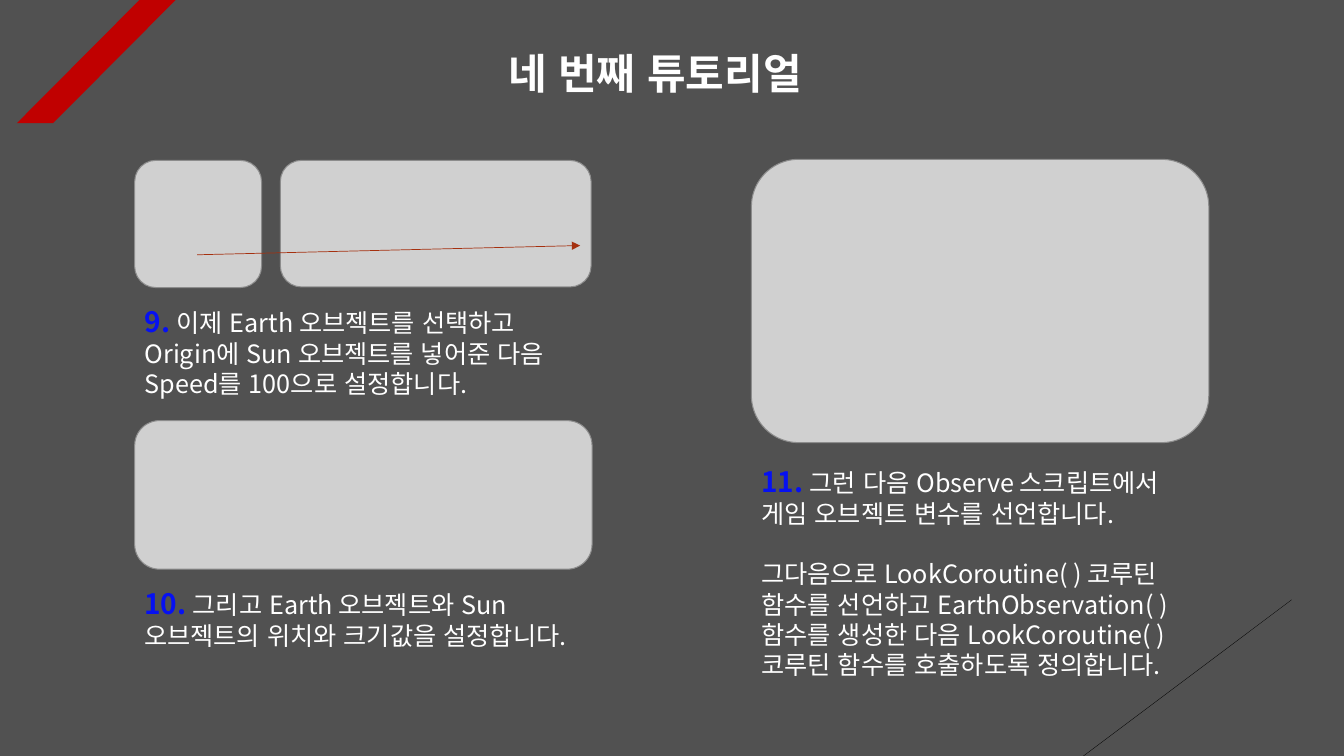
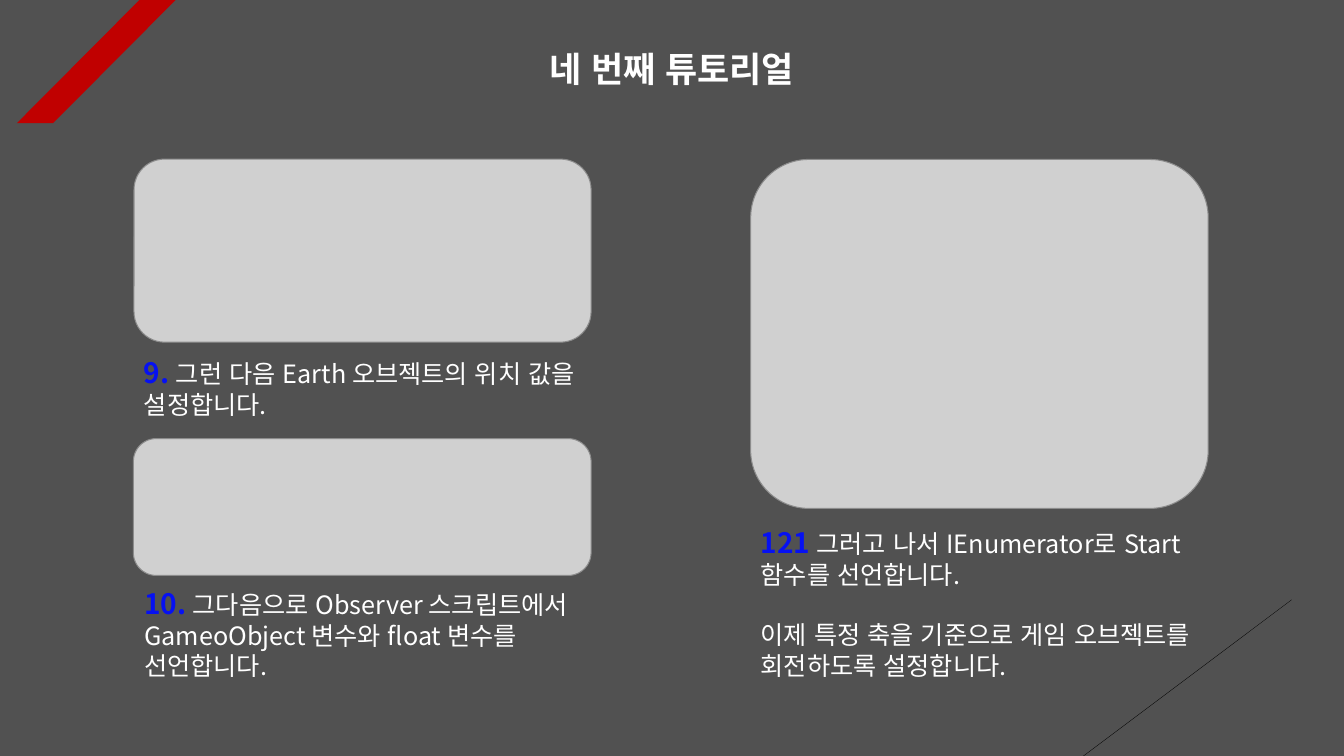
Before and after one commit to Unity2033/3D-UnityEngine, a slide deck: slide 4 of Assets/Rotation/PPT Data/Rotation Example.pptx (slide 6 before the commit). Drawn at 1344x756 pixels with LibreOffice and Linux fonts; fonts in the diff are those of the drawing; grey boxes stand for pictures. Boxes give left, top, right and bottom in pixels: in the first picture for what was removed or moved away, otherwise in the second. Text is boxed around its words. In the diff, an @@ line names an element or a change of style, - is before the commit and + after.

Commit message:
Unity Version Update
- Add a system that looks at a
  specified object at a specific time

- Sky box Placement

- Set to call a coroutine function
  when viewed by the camera

- Each PPT data update

- Add and delete resource data

```diff
--- a/Assets/Rotation/PPT Data/Rotation Example.pptx
+++ b/Assets/Rotation/PPT Data/Rotation Example.pptx
@@ text "네 번째 튜토리얼" at [549, 52, 794, 85]: size 30 to 25 pt; alignment left to centre @@
@@ picture added at [134, 159, 591, 343] @@
@@ picture removed at [135, 160, 262, 287] @@
@@ picture removed at [280, 160, 591, 287] @@
@@ picture: place and size @@
-picture at [751, 159, 1209, 443]
+picture at [751, 159, 1209, 508]
@@ arrow removed from (197, 255) to (581, 246) @@
@@ text at [144, 362, 574, 416]: text changed @@
-9. 이제 Earth 오브젝트를 선택하고 Origin에 Sun 오브젝트를 넣어준 다음 Speed를 100으로 설정합니다.
+9. 그런 다음 Earth 오브젝트의 위치 값을 설정합니다.
@@ picture: place and size @@
-picture at [135, 420, 593, 569]
+picture at [133, 439, 591, 576]
@@ text at [761, 532, 1190, 677]: text changed @@
-11. 그런 다음 Observe 스크립트에서 게임 오브젝트 변수를 선언합니다.
-그다음으로 LookCoroutine( ) 코루틴 함수를 선언하고 EarthObservation( ) 함수를 생성한 다음 LookCoroutine( ) 코루틴 함수를 호출하도록 정의합니다.
+121 그러고 나서 IEnumerator로 Start 함수를 선언합니다.
+이제 특정 축을 기준으로 게임 오브젝트를 회전하도록 설정합니다.
@@ text at [144, 593, 568, 677]: text changed @@
-10. 그리고 Earth 오브젝트와 Sun 오브젝트의 위치와 크기값을 설정합니다.
+10. 그다음으로 Observer 스크립트에서 GameoObject 변수와 float 변수를 선언합니다.
```
Also in this commit, not shown: 6 other slides changed, 1 slide added, 8 slides removed, 43 other files.
